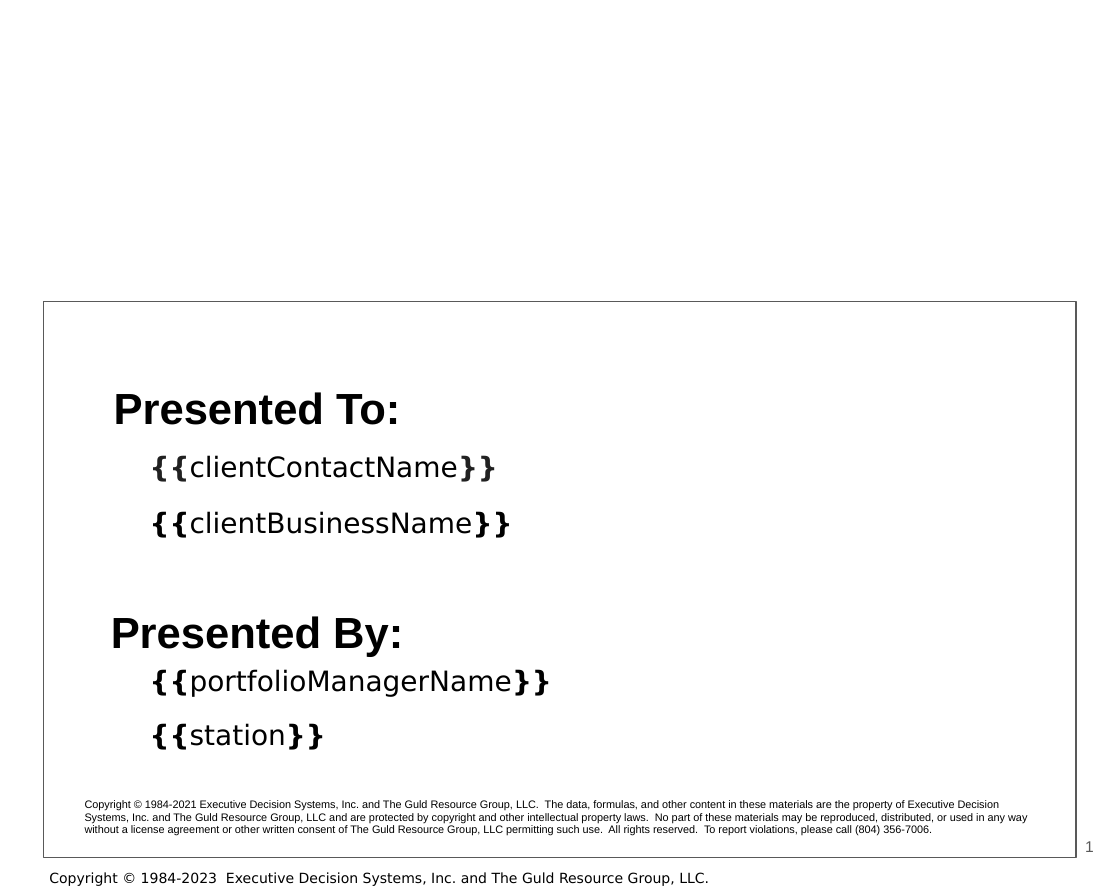
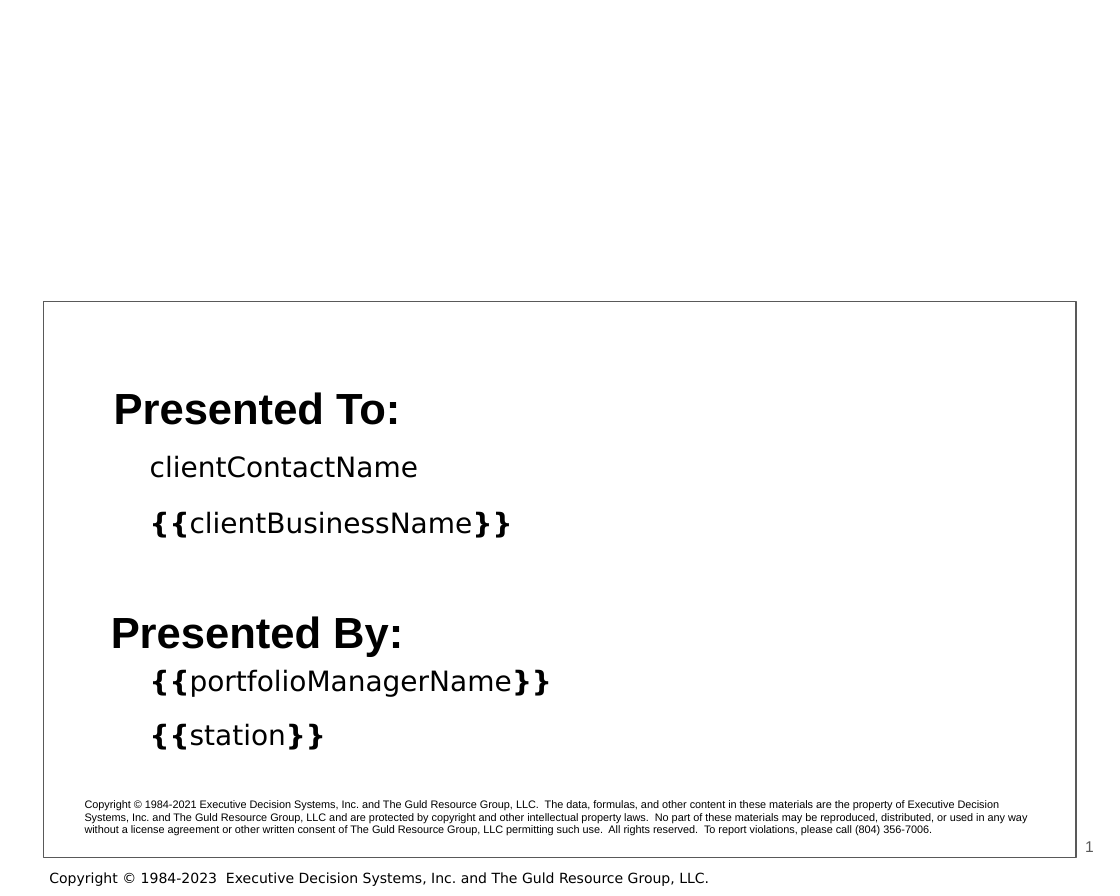
Before and after one commit to hintonandrew510/wizardfrontend, a slide deck: slide 1 of mavenprojectSCR/src/main/resources/powerpointtemplate/tv.pptx. Drawn at 1120x896 pixels with LibreOffice and Linux fonts; fonts in the diff are those of the drawing; background and template pictures are left out. Boxes give left, top, right and bottom in pixels: in the first picture for what was removed or moved away, otherwise in the second. Text is boxed around its words. In the diff, an @@ line names an element or a change of style, - is before the commit and + after.

```diff
--- a/mavenprojectSCR/src/main/resources/powerpointtemplate/tv.pptx
+++ b/mavenprojectSCR/src/main/resources/powerpointtemplate/tv.pptx
@@ subtitle at (150,455,418,478): text changed @@
-{{clientContactName}}
+clientContactName
```
Also in this commit, not shown: 4 other files.
